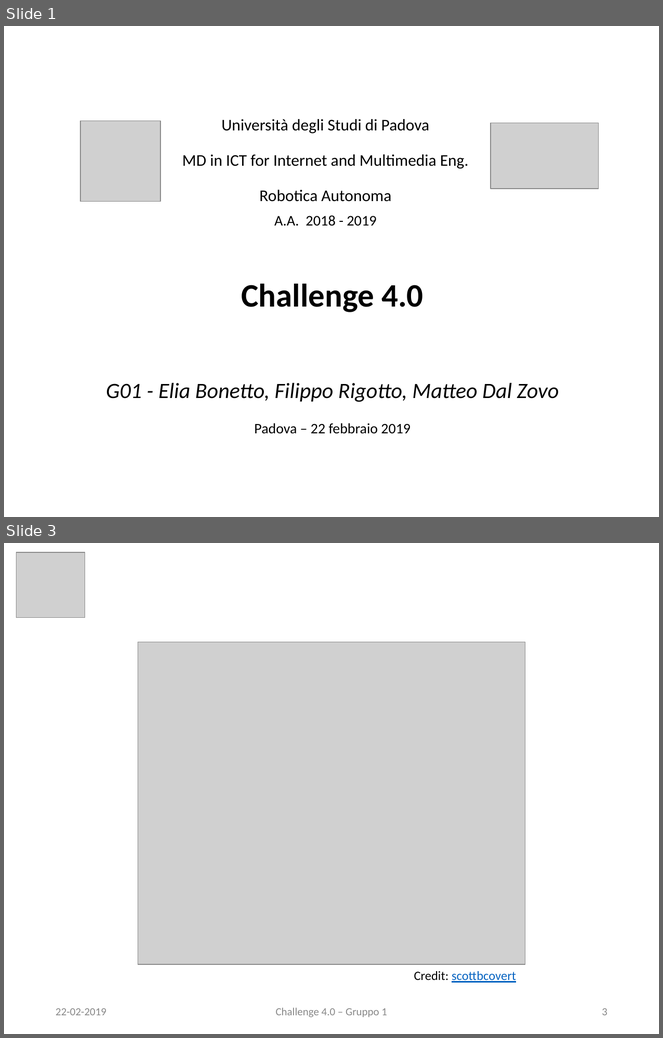
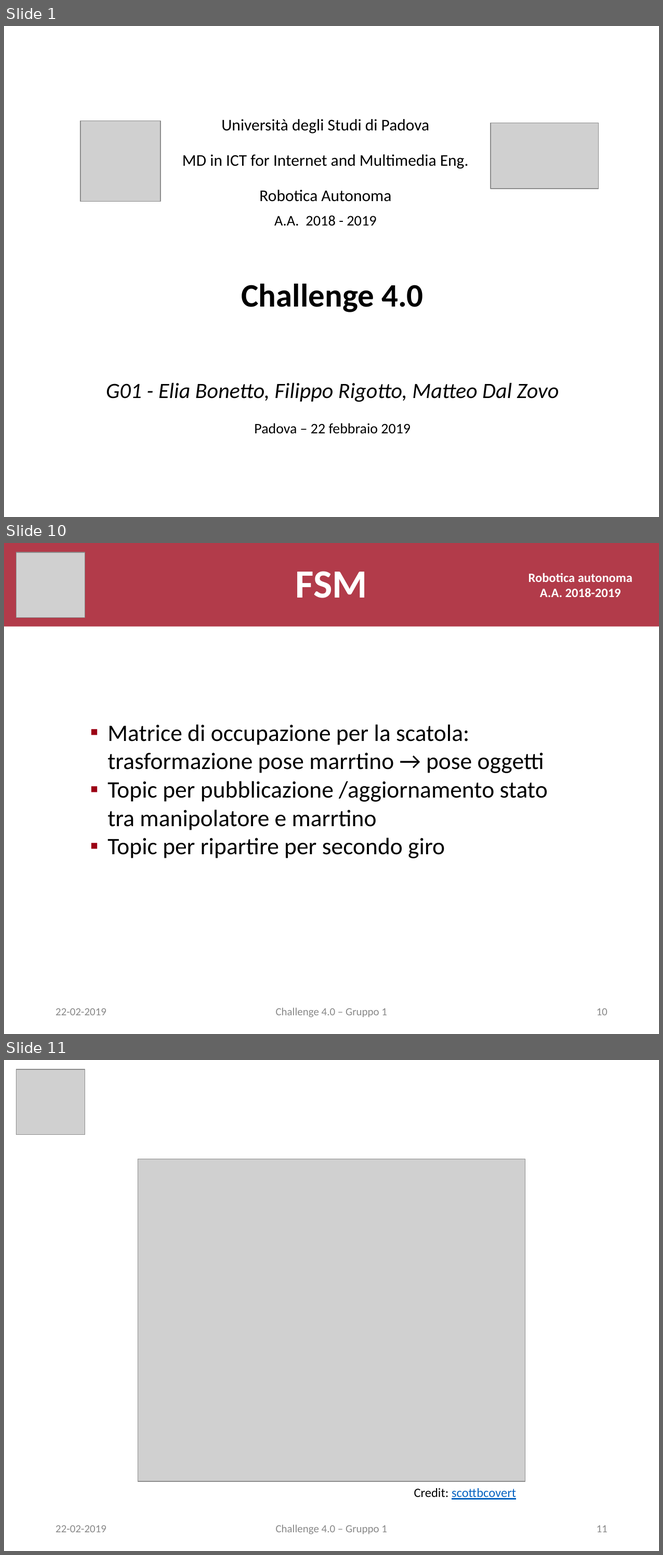
Before and after one commit to eliabntt/Autonomous-Robotics-Cooperation-project, a slide deck: pres.pptx. Shown one above the other, each under a label of ours: slides 1 and 3 before the commit, slides 1, 10 and 11 after it; the slides between them are not shown. The pictures are 663x1038 and 663x1555 pixels, drawn with LibreOffice and Linux fonts; fonts in the diff are those of the drawing; grey boxes stand for pictures. Boxes give left, top, right and bottom in pixels: in the first picture for what was removed or moved away, otherwise in the second. Text is boxed around its words. In the diff, an @@ line names an element or a change of style, - is before the commit and + after.

```diff
--- a/pres.pptx
+++ b/pres.pptx
@@ slide 10 added at (4, 543, 659, 1034), background #FFFFFF @@
@@ title added at (4, 543, 659, 626), fill #9B0014 at 77% opacity, 44 pt, text #FFFFFF, bold @@
+FSM
@@ picture added at (16, 552, 85, 617) @@
@@ text added at (529, 573, 633, 597), 14 pt, text #FFFFFF, bold @@
+Robotica autonoma
+A.A. 2018-2019
@@ text added at (107, 724, 548, 859), 26 pt, text #000000 @@
+▪ Matrice di occupazione per la scatola:
+  trasformazione pose marrtino → pose oggetti
+▪ Topic per pubblicazione /aggiornamento stato tra manipolatore e marrtino
+▪ Topic per ripartire per secondo giro
@@ text added at (55, 1008, 106, 1016), 12 pt, text #888888 @@
+22-02-2019
@@ text added at (276, 1008, 387, 1018), 12 pt, text #888888 @@
+Challenge 4.0 – Gruppo 1
@@ page number added at (597, 1008, 608, 1016), 12 pt, text #888888 @@
+10
@@ what was slide 3 is now slide 11 @@
@@ page number at (597, 1525, 608, 1533): text changed @@
-3
+11
```
Also in this commit, not shown: 1 slide changed, 7 other slides added, 1 other file.
